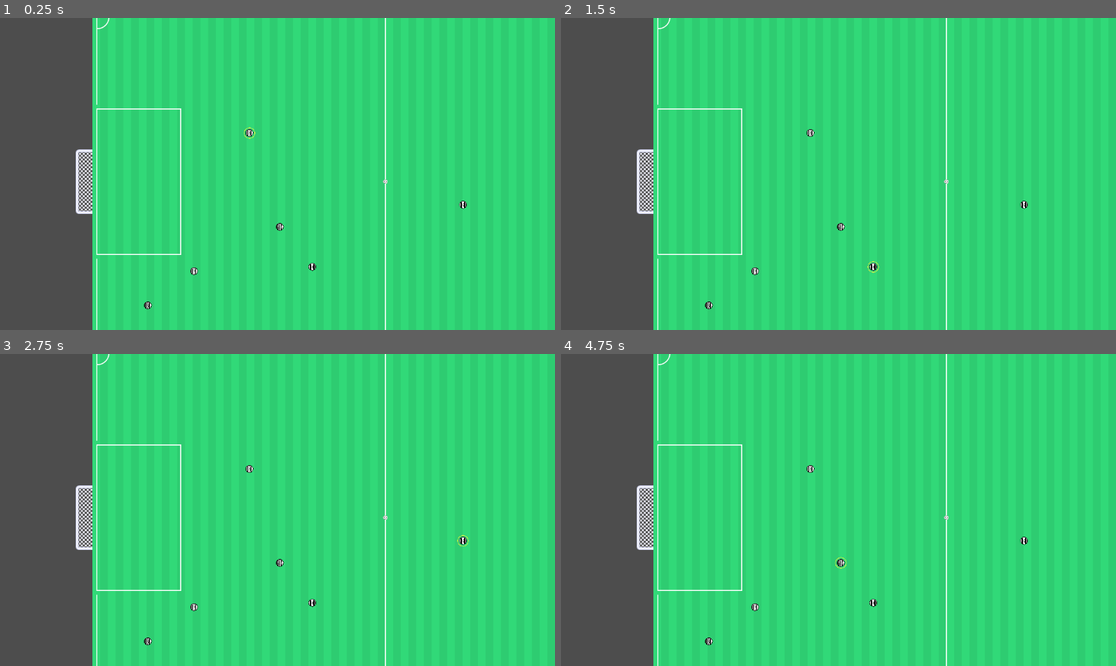
Above: before the commit, frames 1-4 (two rows, left to right).
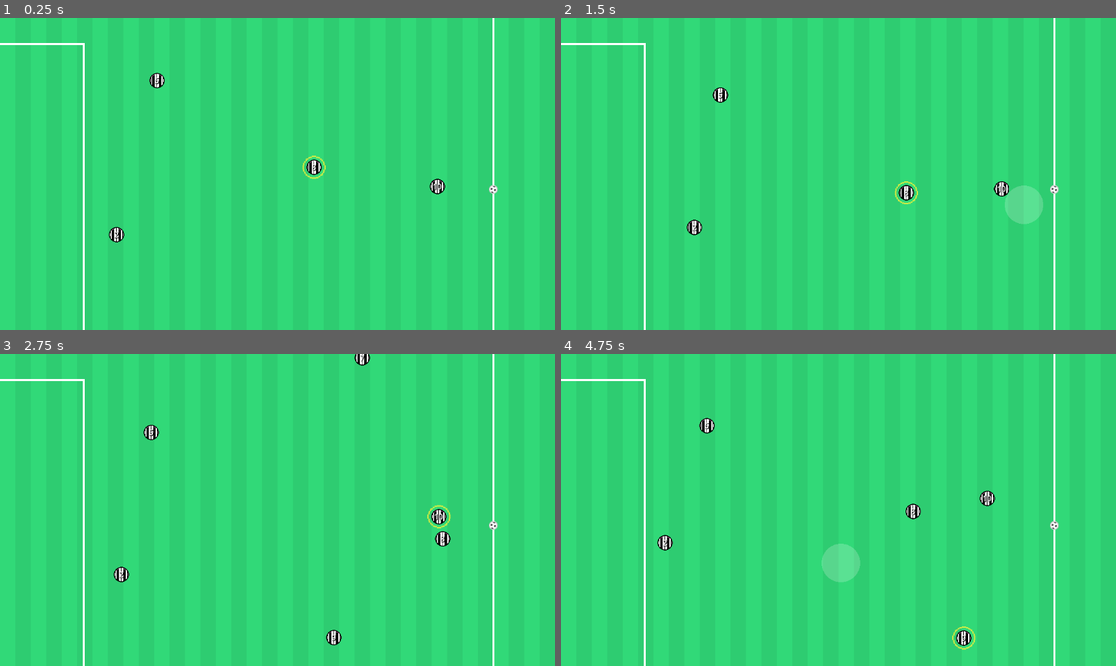
Above: after the commit, the same moments.

Repository: vikkio88/appalla
Game: Godot game, scene res://scenes/Match.tscn
Same seed, same stepped clock (60 frames per second), same inputs: the game is played once before the commit and once after it.
Inputs (mouse positions are in pixels of both pictures, inside the frame that each line leads up to):
- Up to frame 1 (0.25 s): no input
- Up to frame 2 (1.5 s): tap Enter at 0.5 s; move the mouse to (810, 133) at 0.52 s; press the mouse at (810, 133) at 0.53 s; tap S (S) at 0.8, 1.35 s; move the mouse to (1021, 205) at 1.27 s; release the mouse at (1021, 205) at 1.28 s
- Up to frame 3 (2.75 s): click (460, 541) at 1.55 s; move the mouse to (194, 606) at 2.02 s; press the mouse at (194, 606) at 2.03 s; tap S (S) at 2.3 s
- Up to frame 4 (4.75 s): move the mouse to (871, 603) at 2.77 s; release the mouse at (871, 603) at 2.78 s; tap S (S) at 2.85, 3.8, 4.35 s; click (871, 603) at 3.05 s; move the mouse to (710, 641) at 3.52 s; press the mouse at (710, 641) at 3.53 s; move the mouse to (838, 563) at 4.27 s; release the mouse at (838, 563) at 4.28 s; click (838, 563) at 4.55 s

The runs differ from the first frame. In frame 1, 19% of the frame differs, in the area x 0-90%, y 0-100%; in frame 2, 19%; in frame 3, 19%; in frame 4, 19%.

Commit message:
player ai

Diff:
--- /dev/null
+++ b/libs/MatchState.gd
@@ -0,0 +1,6 @@
+extends Node
+
+
+var user_side = Enums.TeamSide.Home
+var ball_owner: Player
+var ball_position: Vector2
--- a/models/actors/ball.gd
+++ b/models/actors/ball.gd
@@ -15,11 +15,13 @@
 func push(direction: Vector2, force: float, player: Player):
 	velocity = direction * force
 	last_touched_by = player
+	#EventBus.ball_possession_change.emit(null)
 
 
 func shoot(direction: Vector2, force: float, player: Player):
 	velocity = direction * force
 	last_touched_by = player
+	#EventBus.ball_possession_change.emit(null)
 
 
 func _physics_process(delta: float) -> void:
--- /dev/null
+++ b/models/actors/players/Ai.gd
@@ -0,0 +1,4 @@
+extends Node
+class_name  Ai
+
+enum Decision { Wait, Defense, Attack, ChaseBall }
--- a/models/actors/players/Player.tscn
+++ b/models/actors/players/Player.tscn
@@ -1,14 +1,17 @@
-[gd_scene load_steps=6 format=3 uid="uid://bq5b1vqhu0asi"]
+[gd_scene load_steps=7 format=3 uid="uid://bq5b1vqhu0asi"]
 
 [ext_resource type="Script" uid="uid://bdiwsva8mkvjs" path="res://models/actors/players/player.gd" id="1_1nmpv"]
-[ext_resource type="Texture2D" uid="uid://con5kedtocvel" path="res://models/actors/players/sprites/shirt.png" id="2_1nmpv"]
-[ext_resource type="Texture2D" uid="uid://v5ie3yvh0v4s" path="res://models/actors/players/sprites/player_select.png" id="3_31urc"]
+[ext_resource type="Texture2D" uid="uid://b85xaw06w23q5" path="res://models/actors/players/sprites/shirt.png" id="2_1nmpv"]
+[ext_resource type="Texture2D" uid="uid://dmijus4bfgf6s" path="res://models/actors/players/sprites/player_select.png" id="3_31urc"]
 
 [sub_resource type="CircleShape2D" id="CircleShape2D_31urc"]
 radius = 17.0
 
 [sub_resource type="CircleShape2D" id="CircleShape2D_1nmpv"]
 radius = 40.0
+
+[sub_resource type="CircleShape2D" id="CircleShape2D_eluw5"]
+radius = 56.0
 
 [node name="Player" type="CharacterBody2D"]
 scale = Vector2(0.5, 0.5)
@@ -43,6 +46,18 @@
 scale = Vector2(1.5, 1.5)
 texture = ExtResource("3_31urc")
 
+[node name="tick" type="Timer" parent="."]
+autostart = true
+
+[node name="Detector" type="Area2D" parent="."]
+
+[node name="CollisionShape2D" type="CollisionShape2D" parent="Detector"]
+shape = SubResource("CircleShape2D_eluw5")
+debug_color = Color(0.9622175, 0.06508561, 0.4672268, 0.41960785)
+
 [connection signal="body_entered" from="BallPossession" to="." method="_on_ball_possession_body_entered"]
 [connection signal="body_exited" from="BallPossession" to="." method="_on_ball_possession_body_exited"]
 [connection signal="input_event" from="BallPossession" to="." method="_on_ball_possession_input_event"]
+[connection signal="timeout" from="tick" to="." method="_on_tick_timeout"]
+[connection signal="body_entered" from="Detector" to="." method="_on_detector_body_entered"]
+[connection signal="body_exited" from="Detector" to="." method="_on_detector_body_exited"]
--- a/models/actors/players/player.gd
+++ b/models/actors/players/player.gd
@@ -4,11 +4,13 @@
 @onready var shirt_number = $shirt_number
 @onready var sprite := $sprite
 @onready var select_indicator = $select_indicator
+@onready var tick = $tick
 
 @export var number: int = 0
 @export var team: Enums.TeamSide = Enums.TeamSide.Home
 @export var defense_position: Vector2 = Vector2.ZERO
 @export var attack_position: Vector2 = Vector2.ZERO
+@export var position_variation: int = 40
 
 const MAX_SPEED := 200.0
 const TARGET_NEARBY := 15.0
@@ -17,8 +19,11 @@
 const SHOOTING_FORCE := 1800.0
 const POSSESSION_DISTANCE = 15.0
 
+var decision: Ai.Decision = Ai.Decision.Wait
+
 var is_selected := false:
 	set(new_value):
+		stop()
 		is_selected = new_value
 		select_indicator.visible = new_value
 	get:
@@ -84,9 +89,8 @@
 		stop()
 	move_and_slide()
 
-
 func _on_ball_possession_body_entered(body: Node2D) -> void:
-	if body is Ball:
+	if body is Ball and not has_ball_owner_nearby:
 		ball = body
 		EventBus.ball_possession_change.emit(self)
 		if (
@@ -104,7 +108,43 @@
 	if body is Ball:
 		ball = null
 
-
 func _on_ball_possession_input_event(_viewport: Node, event: InputEvent, _shape_idx: int) -> void:
 	if event.is_action_pressed("Click"):
 		EventBus.clicked_player.emit(self)
+
+
+func _on_tick_timeout() -> void:
+	var delta := randf_range(.2, .5) * (1.0 if randf() < 0.5 else -1.0)
+	tick.wait_time = max(0.4, tick.wait_time + delta)
+
+	if (has_ball() and self.team == MatchState.user_side) or is_selected:
+		return
+
+	if decision == Ai.Decision.ChaseBall and MatchState.ball_position.distance_to(global_position) < TARGET_NEARBY * 20:
+		return
+
+	var variation := Vector2(
+			randf_range(-position_variation, position_variation),
+			randf_range(-position_variation, position_variation)
+		)
+
+	if MatchState.ball_owner and MatchState.ball_owner.team == self.team and MatchState.ball_position.x > 650:
+		decision = Ai.Decision.Attack
+		target = attack_position + variation
+	else:
+		decision = Ai.Decision.Defense
+		target = defense_position + variation
+
+
+var has_ball_owner_nearby = false
+func _on_detector_body_entered(body: Node2D) -> void:
+	if body is Player and not self.is_same(body):
+		if body.has_ball() and body.team == self.team:
+			print_debug("player %s detected teammate with ball %s" % [ self.number, body.number])
+			has_ball_owner_nearby = true
+
+func _on_detector_body_exited(body: Node2D) -> void:
+	if body is Player and not self.is_same(body):
+		if body.has_ball() and body.team == self.team:
+			print_debug("player %s detected teammate with ball %s leaving" % [ self.number, body.number])
+			has_ball_owner_nearby = false
--- a/project.godot
+++ b/project.godot
@@ -18,6 +18,7 @@
 [autoload]
 
 EventBus="*res://libs/EventBus.gd"
+MatchState="*res://libs/MatchState.gd"
 
 [global_group]
 
--- a/scenes/Match.tscn
+++ b/scenes/Match.tscn
@@ -16,29 +16,41 @@
 
 [node name="Home" type="Node" parent="."]
 
-[node name="Player" parent="Home" instance=ExtResource("2_d2rnv")]
-position = Vector2(325, 254)
+[node name="2" parent="Home" instance=ExtResource("2_d2rnv")]
+position = Vector2(216, 402)
+number = 2
+defense_position = Vector2(216, 400)
+attack_position = Vector2(400, 450)
+
+[node name="5" parent="Home" instance=ExtResource("2_d2rnv")]
+position = Vector2(258, 242)
 number = 5
+defense_position = Vector2(250, 240)
+attack_position = Vector2(400, 180)
 
-[node name="Player2" parent="Home" instance=ExtResource("2_d2rnv")]
-position = Vector2(768, 403)
-number = 6
+[node name="7" parent="Home" instance=ExtResource("2_d2rnv")]
+position = Vector2(524, 83)
+number = 7
+defense_position = Vector2(460, 160)
+attack_position = Vector2(1010, 80)
 
-[node name="Player3" parent="Home" instance=ExtResource("2_d2rnv")]
-position = Vector2(210, 541)
-number = 7
+[node name="8" parent="Home" instance=ExtResource("2_d2rnv")]
+position = Vector2(421, 332)
+number = 8
+defense_position = Vector2(450, 335)
+attack_position = Vector2(670, 335)
 
-[node name="Player4" parent="Home" instance=ExtResource("2_d2rnv")]
-position = Vector2(455, 532)
-number = 8
+[node name="9" parent="Home" instance=ExtResource("2_d2rnv")]
+position = Vector2(487, 559)
+number = 9
+defense_position = Vector2(470, 490)
+attack_position = Vector2(990, 525)
 
-[node name="Player5" parent="Home" instance=ExtResource("2_d2rnv")]
-position = Vector2(114, 612)
-number = 9
-
-[node name="Player6" parent="Home" instance=ExtResource("2_d2rnv")]
-position = Vector2(388, 449)
+[node name="10" parent="Home" instance=ExtResource("2_d2rnv")]
+position = Vector2(549, 352)
 number = 10
+defense_position = Vector2(550, 350)
+attack_position = Vector2(1045, 345)
 
 [node name="Away" type="Node" parent="."]
 
@@ -48,7 +60,7 @@
 
 [node name="MainCamera" parent="." node_paths=PackedStringArray("target") instance=ExtResource("5_y3yhn")]
 position = Vector2(383, 339)
-zoom = Vector2(1, 1)
+zoom = Vector2(2, 2)
 target = NodePath("../Ball")
 
 [node name="charger" type="ProgressBar" parent="."]
@@ -60,3 +72,9 @@
 theme_override_styles/fill = SubResource("StyleBoxFlat_tte12")
 rounded = true
 show_percentage = false
+
+[node name="tick" type="Timer" parent="."]
+wait_time = 0.5
+autostart = true
+
+[connection signal="timeout" from="tick" to="." method="_on_tick_timeout"]
--- a/scenes/match.gd
+++ b/scenes/match.gd
@@ -2,7 +2,7 @@
 
 const CENTER = Vector2(607, 355)
 
-@onready var selected_player: Player = $Home/Player
+@onready var selected_player: Player
 @onready var ball: Node2D = $Ball
 @onready var charger: ProgressBar = $charger
 @onready var pitch_sides = {
@@ -12,8 +12,6 @@
 var hold_counter: float = 0
 @export var long_click: float = .20
 @export var max_long_click: float = 0.70
-
-var user_side = Enums.TeamSide.Home
 var switched_player = false
 
 
@@ -22,18 +20,14 @@
 	EventBus.clicked_player.connect(self.player_was_clicked)
 	EventBus.scored_away_goal.connect(func(player: Player): goal(player, Enums.TeamSide.Away))
 	EventBus.scored_home_goal.connect(func(player: Player): goal(player, Enums.TeamSide.Home))
-	select_player($Home/Player as Player)
+	select_player($"Home/8" as Player)
 
 
 func goal(player: Player, side: Enums.TeamSide):
 	print_debug("goal! side: %s player: %s" % [side, player.number])
 	ball.global_position = CENTER
 
-
-func select_next_player():
-	var players = pitch_sides[user_side] as Array[Player]
-	var ball_position: Vector2 = ball.global_position
-
+func closest_player(players: Array, ball_position: Vector2) -> Player:
 	var closest: Player = null
 	var closest_dist := INF
 
@@ -44,7 +38,12 @@
 		if dist < closest_dist:
 			closest_dist = dist
 			closest = pl
-	select_player(closest)
+	return closest
+
+func select_next_player():
+	var players = pitch_sides[MatchState.user_side] as Array[Player]
+	var ball_position: Vector2 = ball.global_position
+	select_player(closest_player(players, ball_position))
 
 
 func select_player(player: Player):
@@ -67,6 +66,7 @@
 		selected_player.stop()
 	print("%s has the ball" % [player.number])
 	select_player(player)
+	MatchState.ball_owner = player
 
 
 func was_long_click() -> bool:
@@ -125,3 +125,18 @@
 	var t = TargetIndicator.new()
 	t.draw(pos)
 	add_child(t)
+
+var previous_chaser: Player
+func _on_tick_timeout() -> void:
+	var ball_pos = ball.global_position
+	MatchState.ball_position = ball_pos
+	#var home = closest_player(pitch_sides[Enums.TeamSide.Home], ball_pos)
+	#if previous_chaser and home.is_same(previous_chaser):
+		#return
+	#if home and not home.is_selected:
+		#if previous_chaser:
+			#previous_chaser.decision = Ai.Decision.Wait
+			#previous_chaser.stop()
+		#previous_chaser = home
+		#home.decision = Ai.Decision.ChaseBall
+		#home.target = ball_pos
Not shown, added: libs/MatchState.gd.uid
Not shown, added: models/actors/players/Ai.gd.uid
